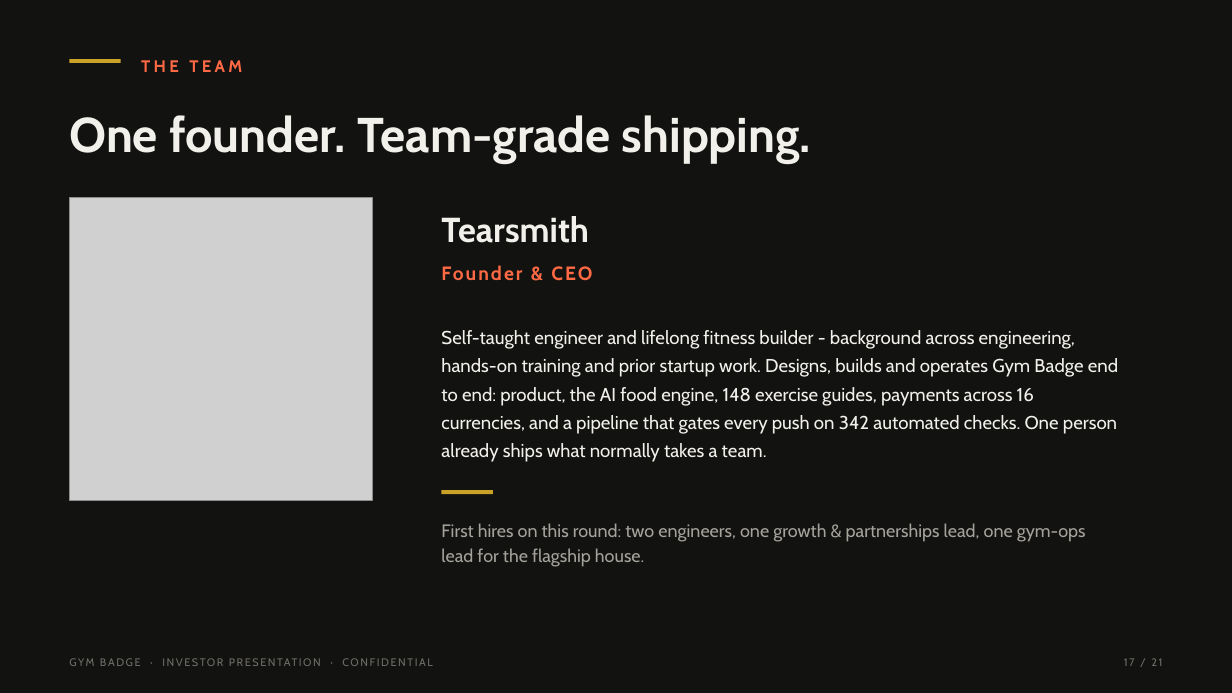
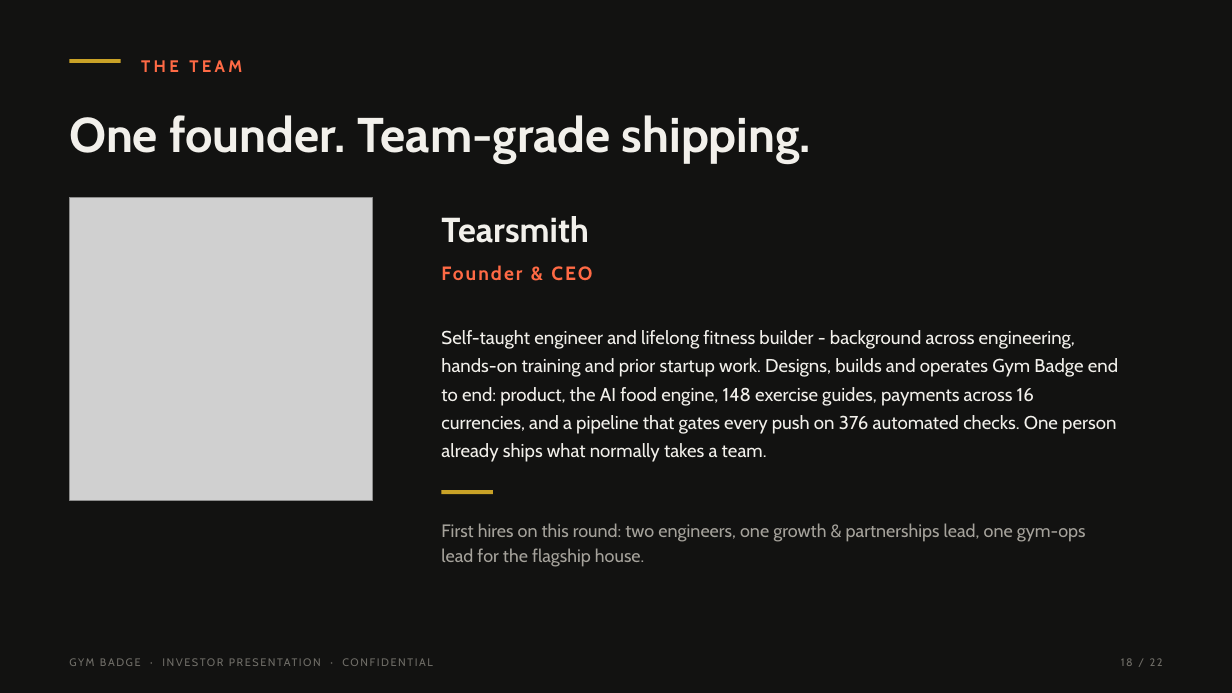
Before and after one commit to tearsmith10/Gym-badge, a slide deck: slide 18 of pitch/gymbadge-investor-deck.pptx (slide 17 before the commit). Drawn at 1232x693 pixels with LibreOffice and Linux fonts; fonts in the diff are those of the drawing; grey boxes stand for pictures. Boxes give left, top, right and bottom in pixels: in the first picture for what was removed or moved away, otherwise in the second. Text is boxed around its words. In the diff, an @@ line names an element or a change of style, - is before the commit and + after.

```diff
--- a/pitch/gymbadge-investor-deck.pptx
+++ b/pitch/gymbadge-investor-deck.pptx
@@ text at [441,415,1116,434]: text changed @@
-currencies, and a pipeline that gates every push on 342 automated checks. One person
+currencies, and a pipeline that gates every push on 376 automated checks. One person
@@ text at [1121,658,1163,666]: text changed @@
-17 / 21
+18 / 22
```
Also in this commit, not shown: 19 other slides changed, 1 slide added, 11 other files.
